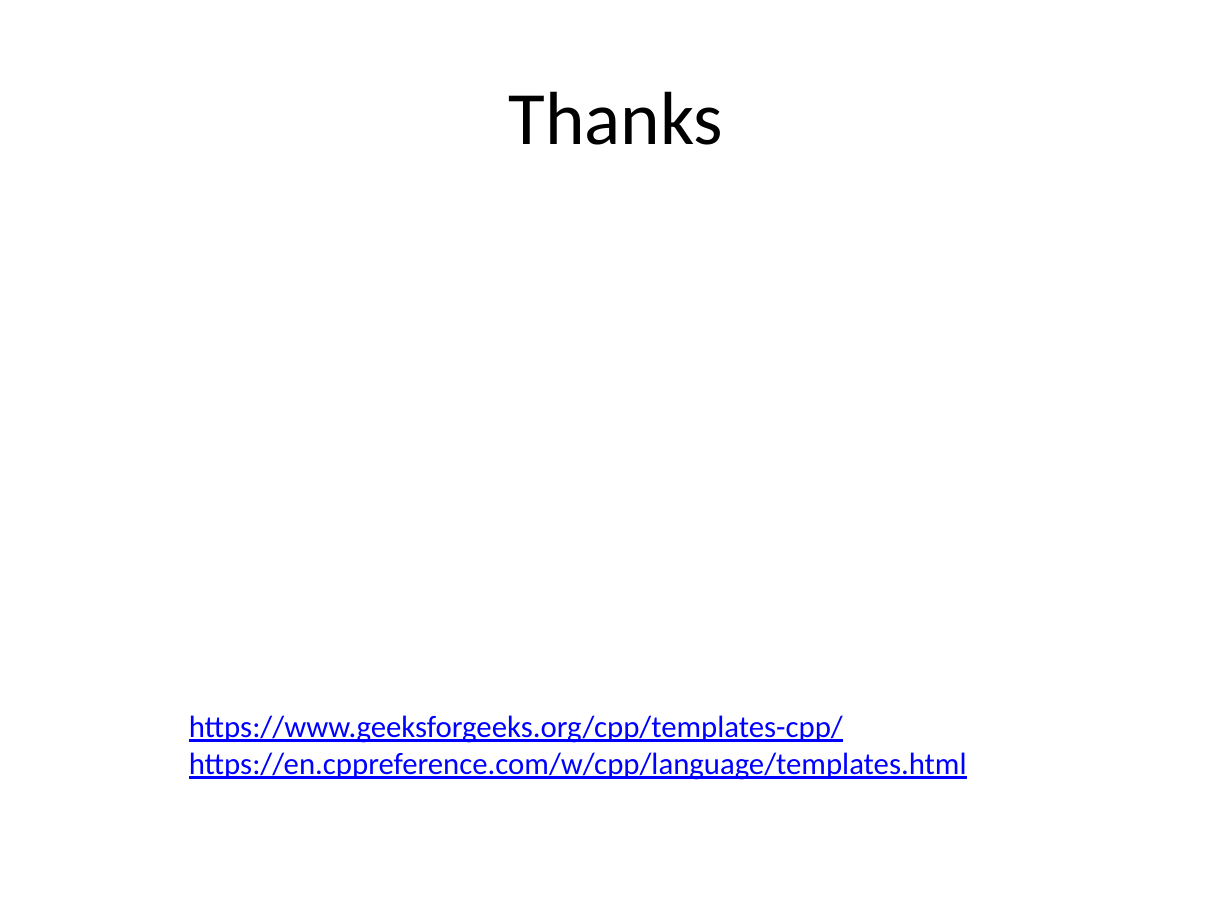
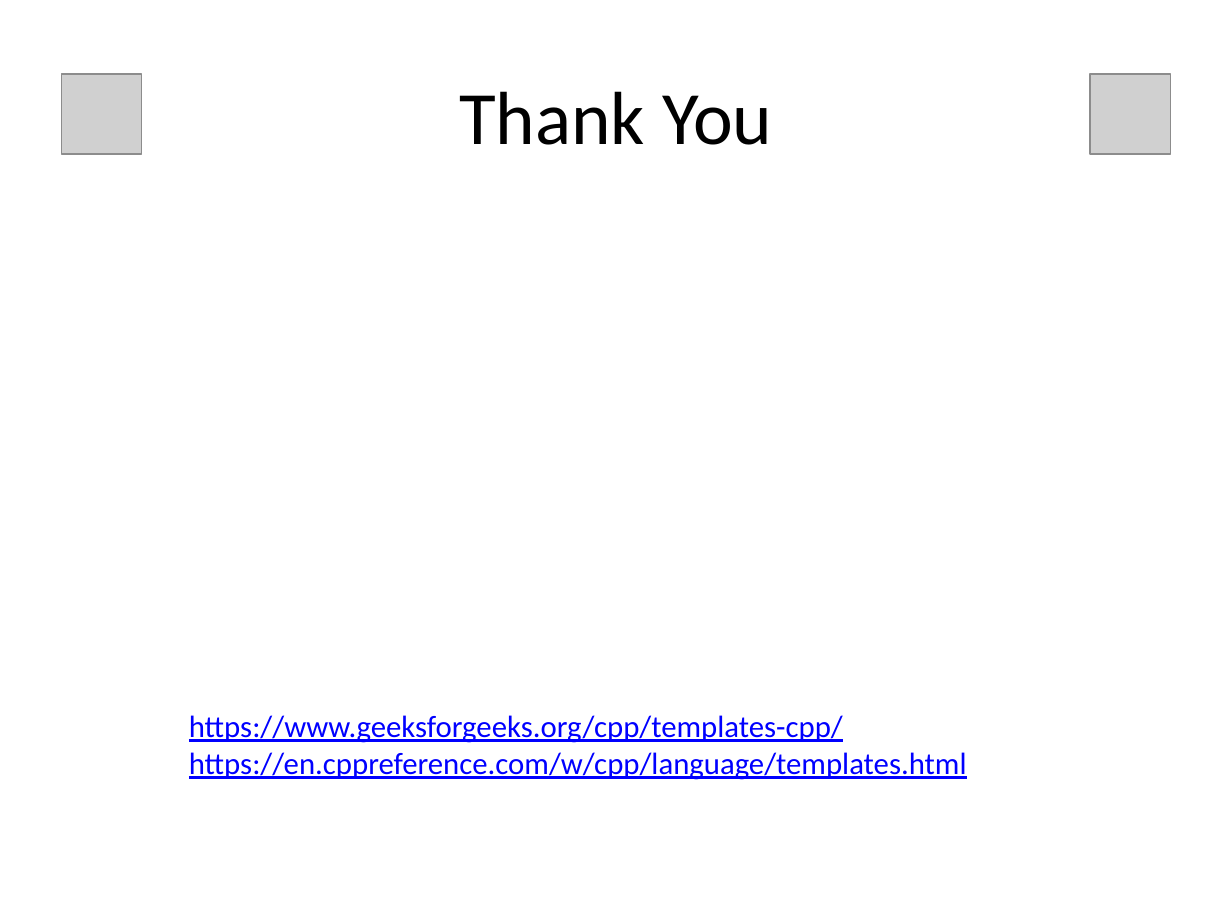
Before and after one commit to Ramjilal4You/CPP_Advanced, a slide deck: slide 14 of Templates/cpp_templates_with_diagrams.pptx (slide 16 before the commit). Drawn at 1232x924 pixels with LibreOffice and Linux fonts; fonts in the diff are those of the drawing; grey boxes stand for pictures; background and template pictures are left out. Boxes give left, top, right and bottom in pixels: in the first picture for what was removed or moved away, otherwise in the second. Text is boxed around its words. In the diff, an @@ line names an element or a change of style, - is before the commit and + after.

```diff
--- a/Templates/cpp_templates_with_diagrams.pptx
+++ b/Templates/cpp_templates_with_diagrams.pptx
@@ picture added at (62,74,142,154) @@
@@ picture added at (1090,74,1170,154) @@
@@ title at (459,91,772,145): text changed @@
-Thanks
+Thank You
```
Also in this commit, not shown: 13 other slides changed, 2 slides removed, 40 other files.
